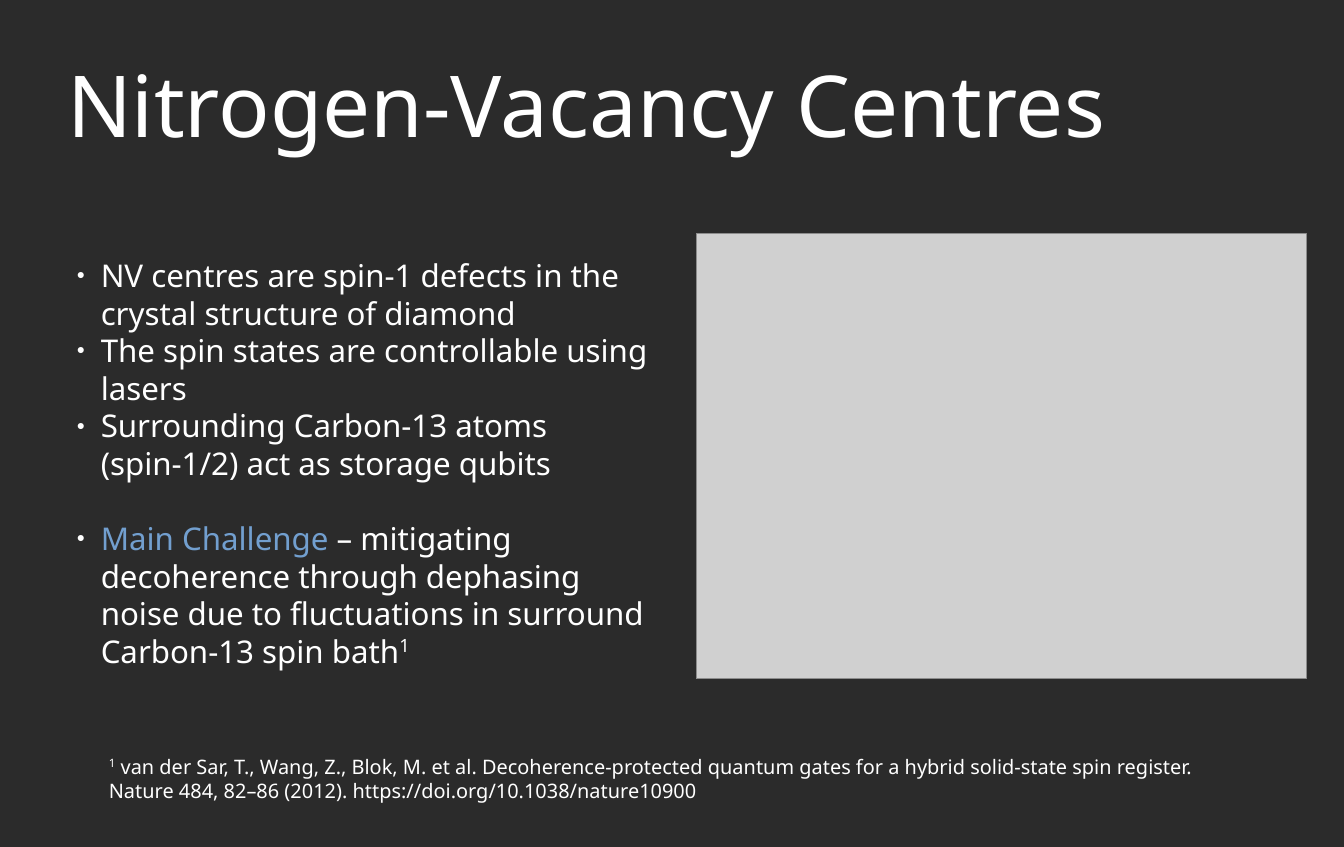
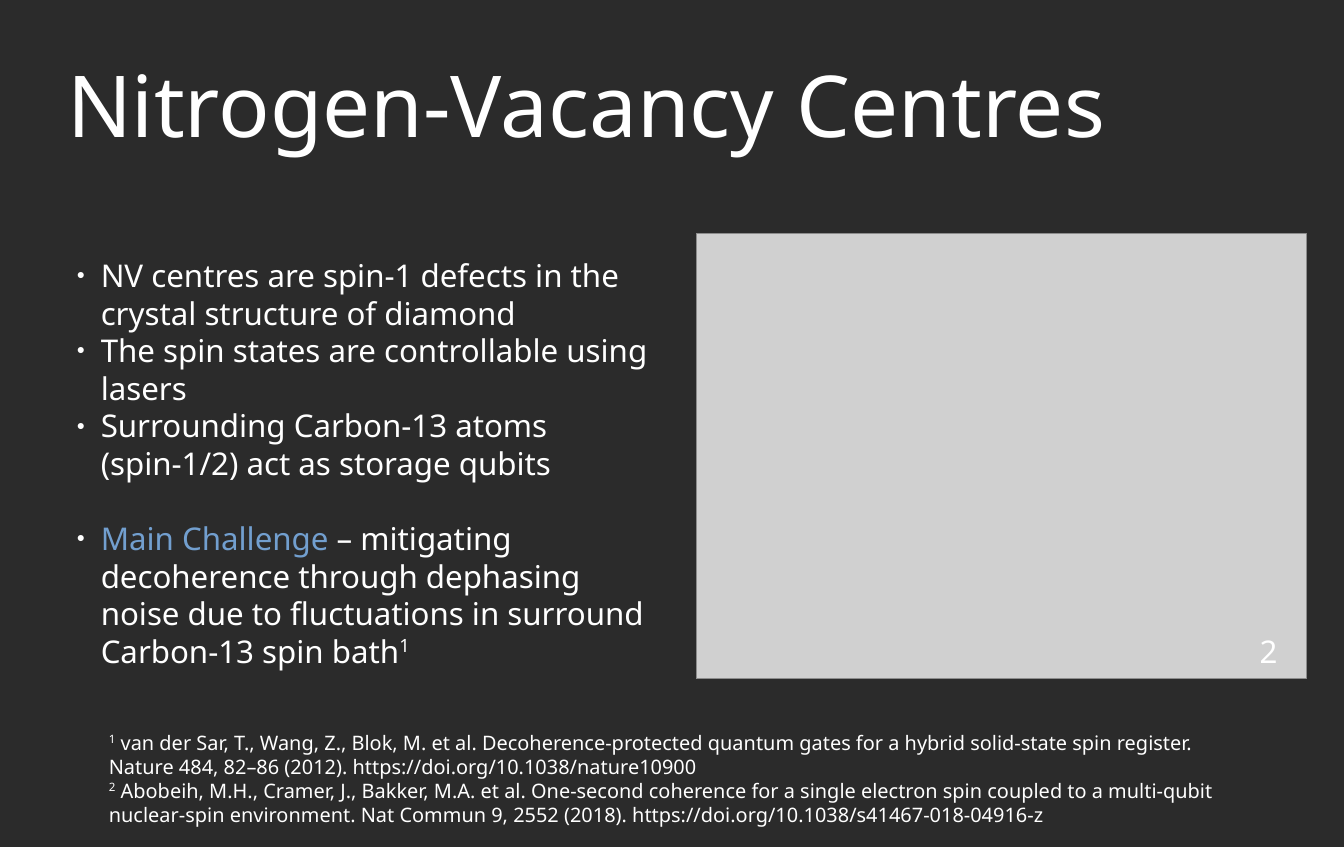
Before and after one commit to AGaliciaMartinez/Final-Project-Computational-Physics, a slide deck: slide 3 of presentation/NV_Carbons_presentation_Nico.odp. Drawn at 1344x847 pixels with LibreOffice and Linux fonts; fonts in the diff are those of the drawing; grey boxes stand for pictures; background and template pictures are left out; a plain dark background stands for a picture behind light text. Boxes give left, top, right and bottom in pixels: in the first picture for what was removed or moved away, otherwise in the second. Text is boxed around its words. In the diff, an @@ line names an element or a change of style, - is before the commit and + after.

```diff
--- a/presentation/NV_Carbons_presentation_Nico.odp
+++ b/presentation/NV_Carbons_presentation_Nico.odp
@@ text added at box(1260, 641, 1278, 663), 22 pt, text #FFFFFF @@
+2
@@ text "1 van der Sar, T., ...": place and size @@
-text "1 van der Sar, T., ..." at box(109, 758, 1192, 803)
+text "1 van der Sar, T., ..." at box(109, 734, 1212, 827)
@@ text at box(109, 782, 1212, 827): paragraph added @@
+2 Abobeih, M.H., Cramer, J., Bakker, M.A. et al. One-second coherence for a single electron spin coupled to a multi-qubit nuclear-spin environment. Nat Commun 9, 2552 (2018). https://doi.org/10.1038/s41467-018-04916-z
```
Also in this commit, not shown: 3 other slides changed, 3 other files.
